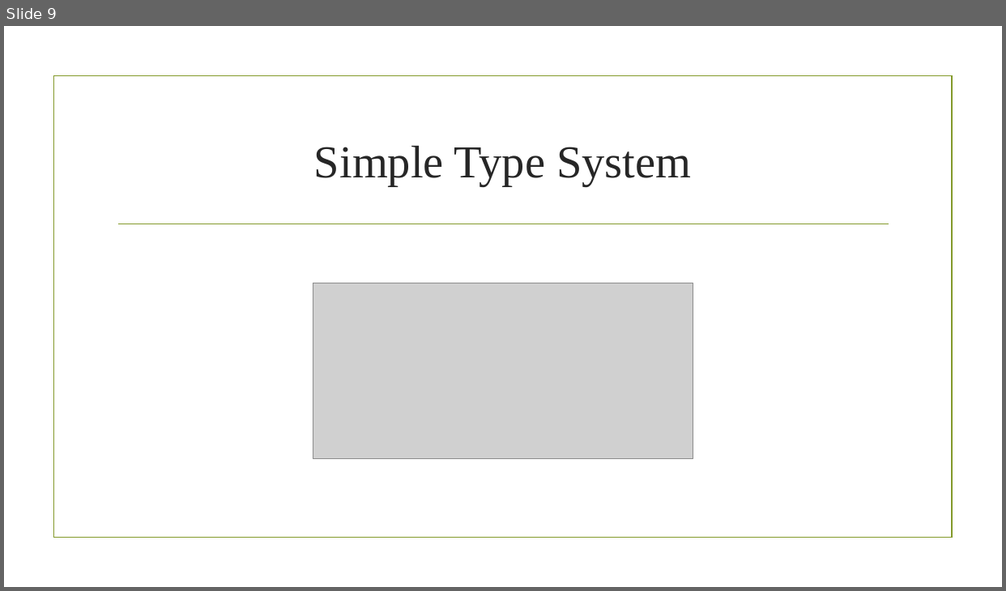
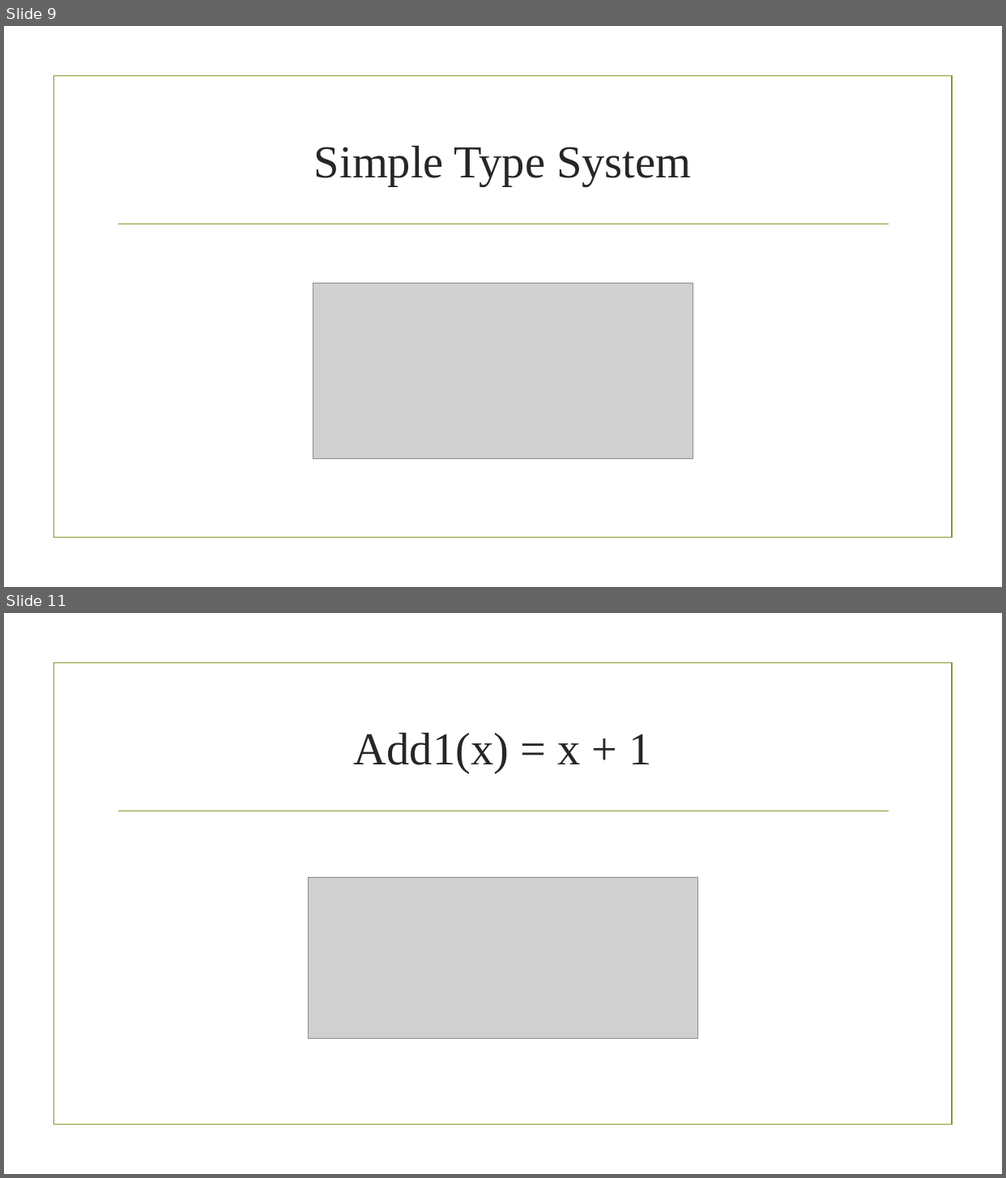
Before and after one commit to stephl001/LearningFSharp, a slide deck: LEarningFSharp.pptx. Shown one above the other, each under a label of ours: slide 9 before the commit, slides 9 and 11 after it; the slides between them are not shown. The pictures are 1006x591 and 1006x1178 pixels, drawn with LibreOffice and Linux fonts; fonts in the diff are those of the drawing; grey boxes stand for pictures; background and template pictures are left out. Boxes give left, top, right and bottom in pixels: in the first picture for what was removed or moved away, otherwise in the second. Text is boxed around its words. In the diff, an @@ line names an element or a change of style, - is before the commit and + after.

```diff
--- a/LEarningFSharp.pptx
+++ b/LEarningFSharp.pptx
@@ slide 11 added at [4, 613, 1002, 1174], background picture (left out); not listed: 2 template elements that a slide beside it also shows @@
@@ title added at [354, 733, 651, 773], 44 pt, text #262626 @@
+Add1(x) = x + 1
@@ picture added at [308, 877, 698, 1039] @@
```
Also in this commit, not shown: 1 other slide added, 1 other file.
